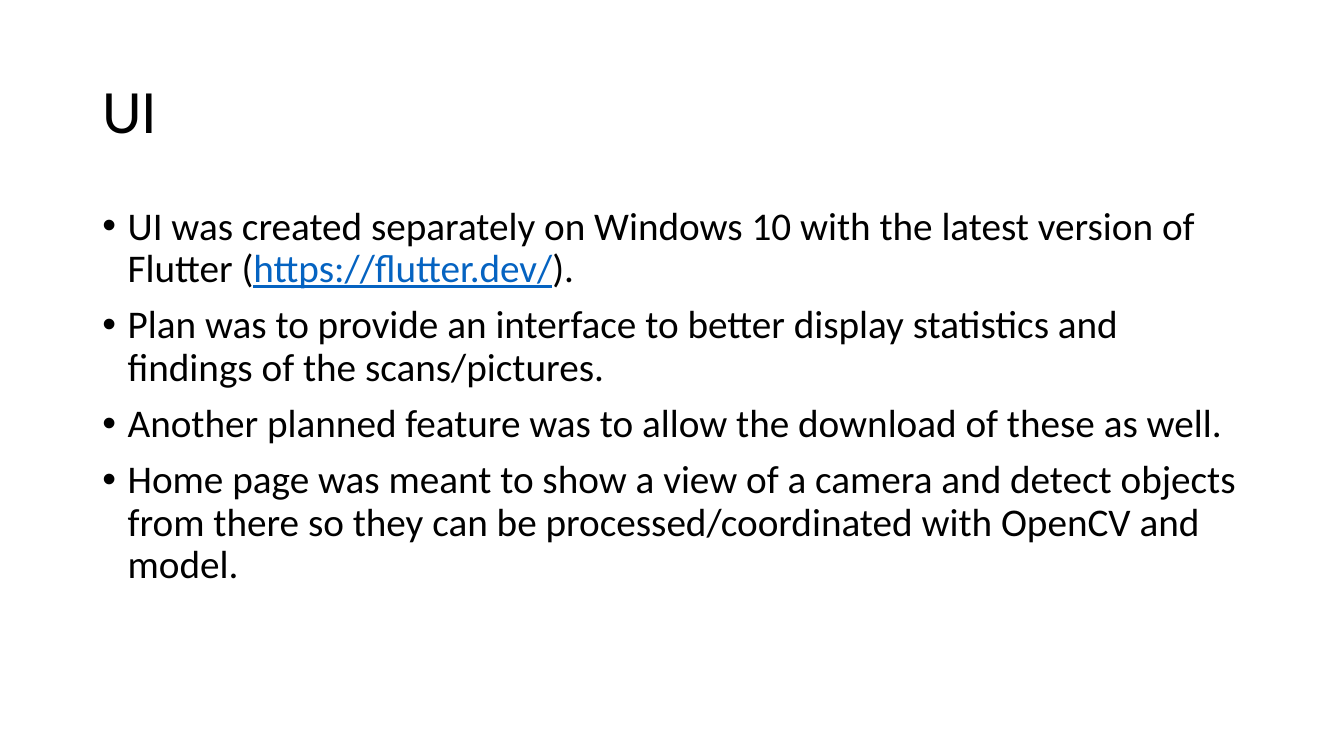
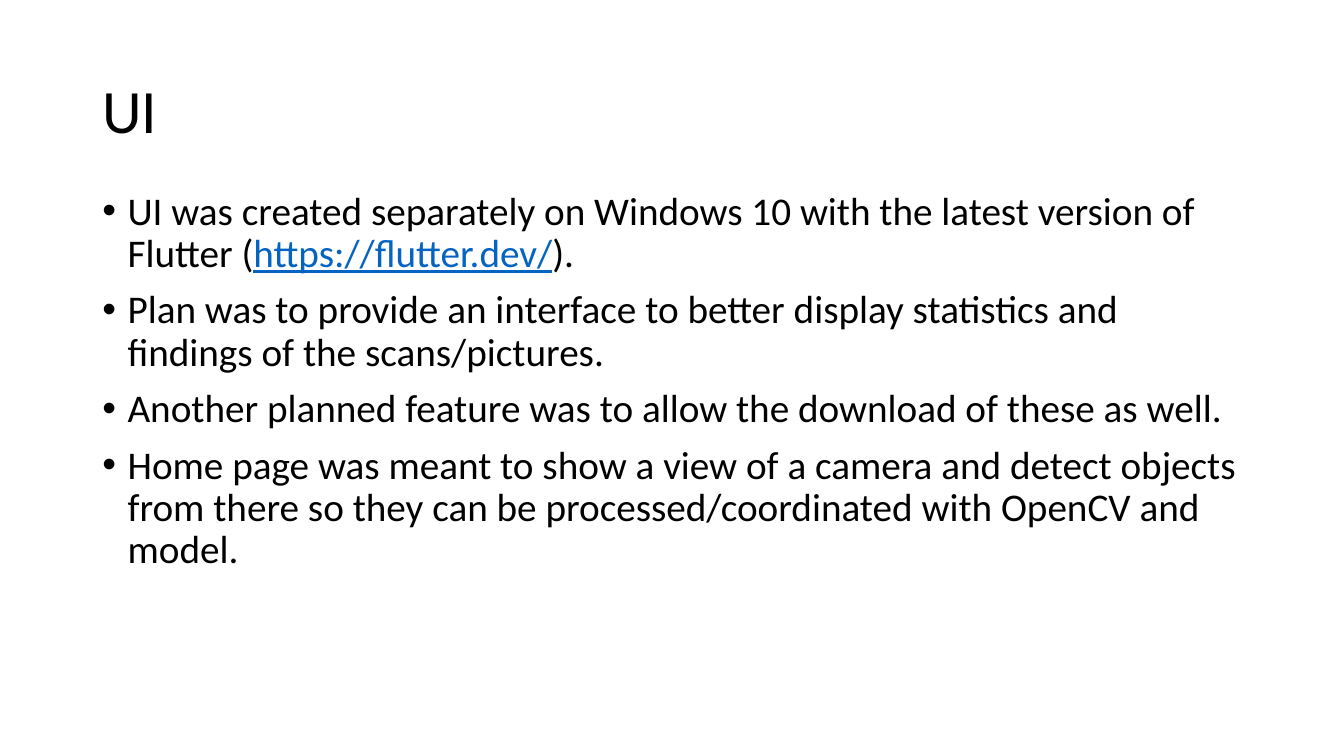
Before and after one commit to Tushar9999999999/SkyNet, a slide deck: slide 8 of Equinox_Presentation.pptx (slide 9 before the commit). Drawn at 1344x756 pixels with LibreOffice and Linux fonts; fonts in the diff are those of the drawing. Boxes give left, top, right and bottom in pixels: in the first picture for what was removed or moved away, otherwise in the second. Text is boxed around its words. In the diff, an @@ line names an element or a change of style, - is before the commit and + after.

```diff
--- a/Equinox_Presentation.pptx
+++ b/Equinox_Presentation.pptx
@@ text "UI was created separately on ..." moved from (x1=128, y1=212, x2=1236, y2=579) to (x1=128, y1=197, x2=1236, y2=564) @@
```
Also in this commit, not shown: 2 other slides changed, 2 slides added, 5 slides removed.
